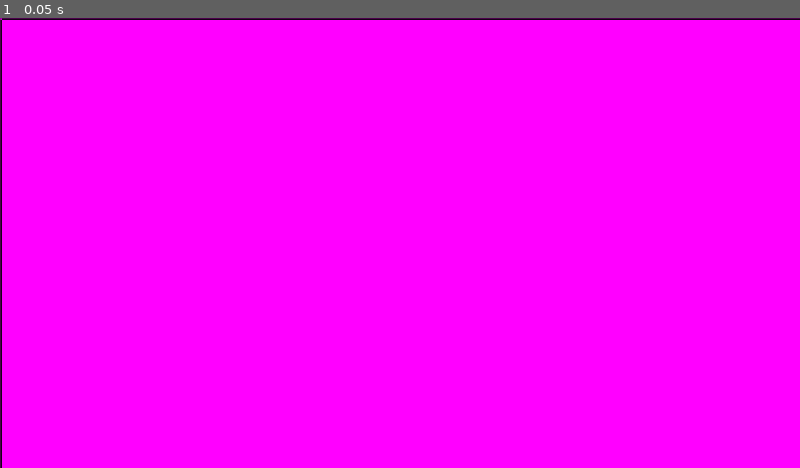
Above: before the commit, frame 1.
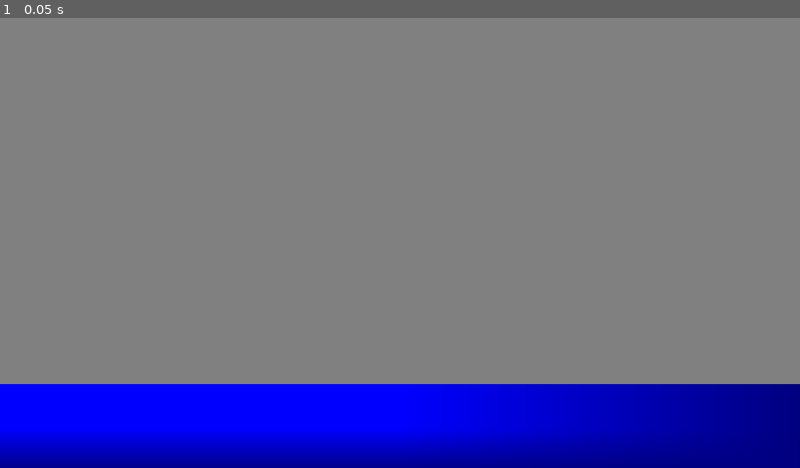
Above: after the commit, the same moment.

Repository: bjosephkatz/Bethesda-Brawl
Game: Godot game, scene res://scenes/game_arena.tscn
Same seed, same stepped clock (60 frames per second), same inputs: the game is played once before the commit and once after it.
Inputs:
- Up to frame 1 (0.05 s): no input

The runs differ from the first frame. In frame 1, 100% of the frame differs, in the area x 0-100%, y 0-100%.

Commit message:
Platform placeholder, character placeholder

Diff:
--- a/scenes/game_arena.tscn
+++ b/scenes/game_arena.tscn
@@ -1,19 +1,42 @@
-[gd_scene load_steps=3 format=3 uid="uid://cknmvyi3s60mv"]
-
-[sub_resource type="PlaceholderTexture2D" id="PlaceholderTexture2D_a1nvs"]
-size = Vector2(1280, 720)
+[gd_scene load_steps=4 format=3 uid="uid://cknmvyi3s60mv"]
 
 [sub_resource type="RectangleShape2D" id="RectangleShape2D_a1nvs"]
 size = Vector2(1279, 128)
 
+[sub_resource type="PlaceholderTexture2D" id="PlaceholderTexture2D_2xdjh"]
+
+[sub_resource type="RectangleShape2D" id="RectangleShape2D_2xdjh"]
+
 [node name="GameArena" type="Node2D"]
 
-[node name="Sprite2D" type="Sprite2D" parent="."]
-position = Vector2(640, 360)
-texture = SubResource("PlaceholderTexture2D_a1nvs")
+[node name="CanvasLayer" type="CanvasLayer" parent="."]
 
-[node name="StaticBody2D" type="StaticBody2D" parent="."]
+[node name="ColorRect" type="ColorRect" parent="CanvasLayer"]
+anchors_preset = 15
+anchor_right = 1.0
+anchor_bottom = 1.0
+grow_horizontal = 2
+grow_vertical = 2
+color = Color(0.501961, 0.501961, 0.501961, 1)
+metadata/_edit_lock_ = true
 
-[node name="CollisionShape2D" type="CollisionShape2D" parent="StaticBody2D"]
+[node name="Platform" type="StaticBody2D" parent="CanvasLayer"]
+
+[node name="CollisionShape2D" type="CollisionShape2D" parent="CanvasLayer/Platform"]
 position = Vector2(640, 656)
 shape = SubResource("RectangleShape2D_a1nvs")
+
+[node name="Sprite2D" type="Sprite2D" parent="CanvasLayer/Platform"]
+modulate = Color(0, 0, 1, 1)
+position = Vector2(640, 656)
+scale = Vector2(1280, 140)
+texture = SubResource("PlaceholderTexture2D_2xdjh")
+
+[node name="Player" type="CharacterBody2D" parent="."]
+
+[node name="Sprite2D" type="Sprite2D" parent="Player"]
+modulate = Color(0, 1, 0, 1)
+
+[node name="CollisionShape2D" type="CollisionShape2D" parent="Player"]
+scale = Vector2(10, 20)
+shape = SubResource("RectangleShape2D_2xdjh")
--- /dev/null
+++ b/scenes/player.gd
@@ -0,0 +1,22 @@
+extends CharacterBody2D
+
+const SPEED = 200
+const JUMP_VELOCITY = -500
+const GRAVITY = 1000
+
+func _physics_process(delta):
+	var velocity = self.velocity
+
+	# Horizontal movement
+	velocity.x = Input.get_action_strength("ui_right") - Input.get_action_strength("ui_left")
+	velocity.x *= SPEED
+
+	# Gravity
+	velocity.y += GRAVITY * delta
+
+	# Jump
+	if is_on_floor() and Input.is_action_just_pressed("ui_accept"):
+		velocity.y = JUMP_VELOCITY
+
+	self.velocity = velocity
+	move_and_slide()
Not shown, added: scenes/player.gd.uid
